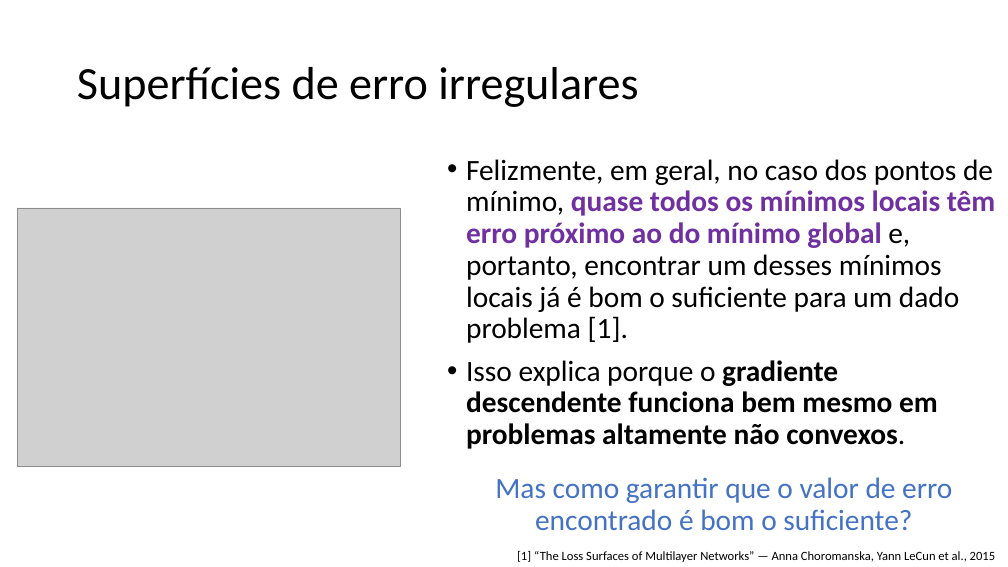
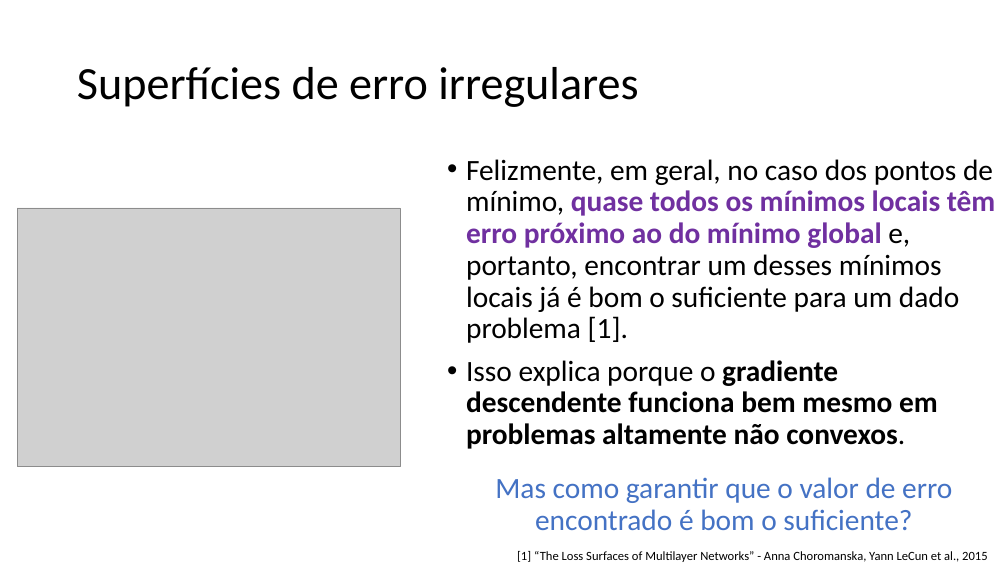
Before and after one commit to zz4fap/c24_inteligencia_artificial, a slide deck: slide 50 of slides/C24_MLP.pptx. Drawn at 1008x567 pixels with LibreOffice and Linux fonts; fonts in the diff are those of the drawing; grey boxes stand for pictures. Boxes give left, top, right and bottom in pixels: in the first picture for what was removed or moved away, otherwise in the second. Text is boxed around its words. In the diff, an @@ line names an element or a change of style, - is before the commit and + after.

```diff
--- a/slides/C24_MLP.pptx
+++ b/slides/C24_MLP.pptx
@@ text at [517, 551, 988, 562]: text changed @@
-[1] “The Loss Surfaces of Multilayer Networks” — Anna Choromanska, Yann LeCun et al., 2015
+[1] “The Loss Surfaces of Multilayer Networks” - Anna Choromanska, Yann LeCun et al., 2015
```
Also in this commit, not shown: 6 other slides changed, 1 other file.
